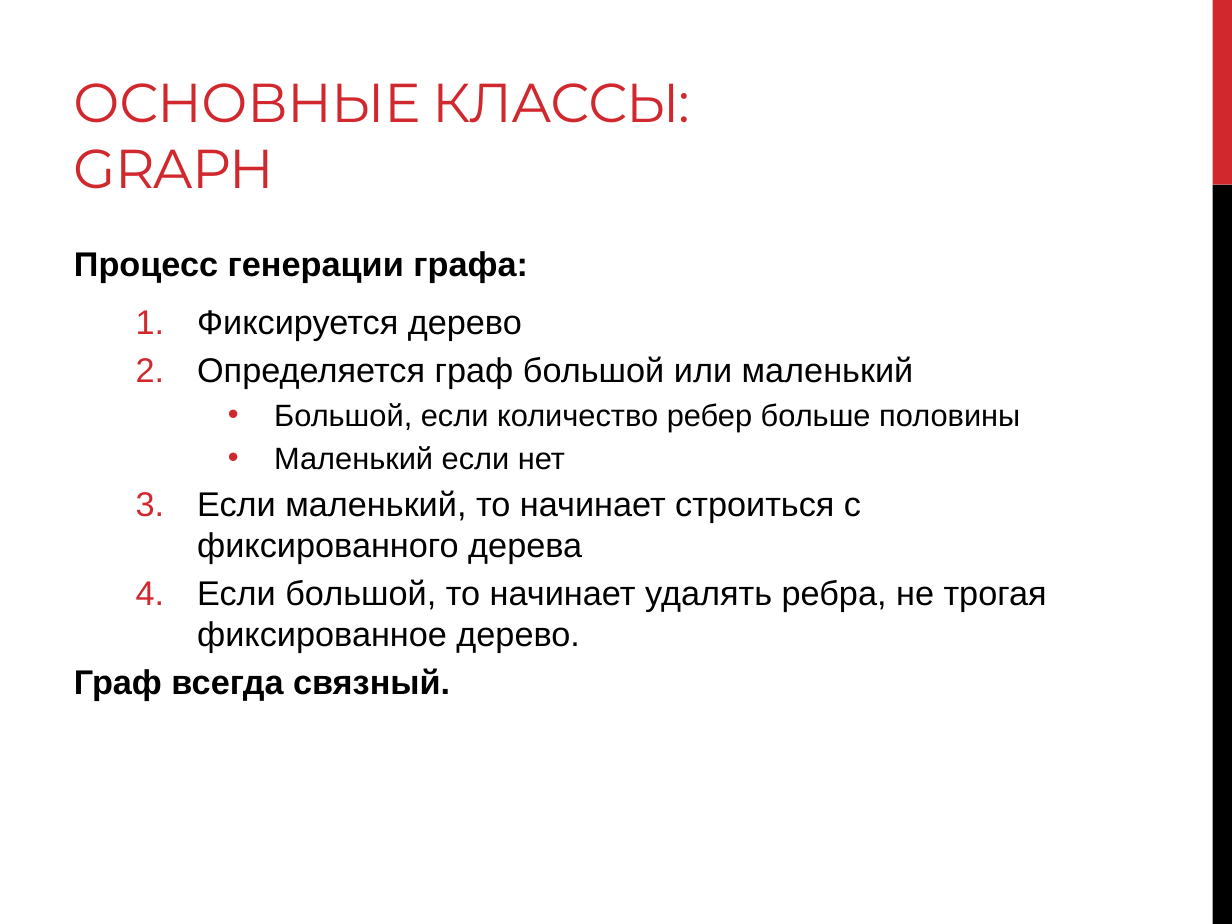
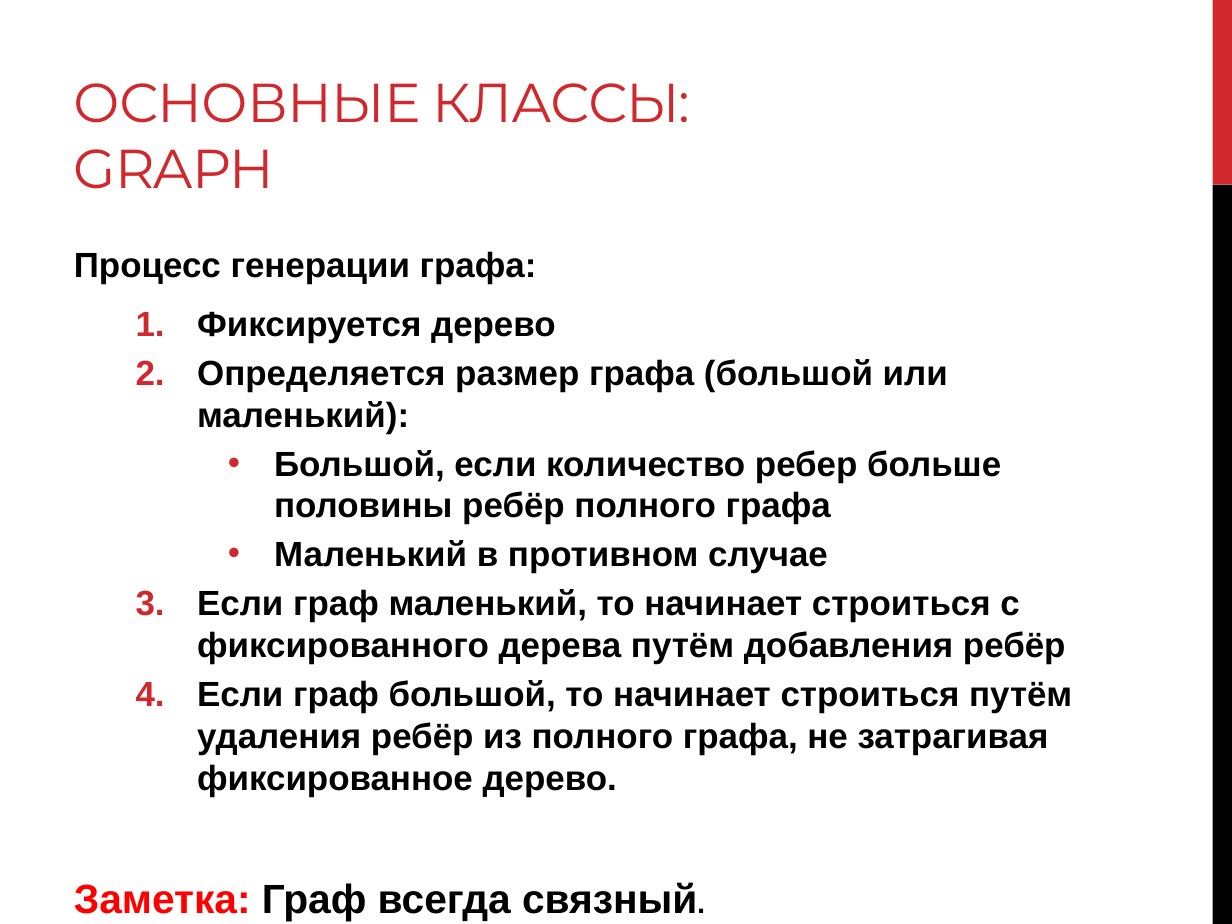
Before and after one commit to levonoganesyan/TestMaker, a slide deck: slide 16 of diploma_work_materials/Diploma_slides.pptx. Drawn at 1232x924 pixels with LibreOffice and Linux fonts; fonts in the diff are those of the drawing. Boxes give left, top, right and bottom in pixels: in the first picture for what was removed or moved away, otherwise in the second. Text is boxed around its words. In the diff, an @@ line names an element or a change of style, - is before the commit and + after.

```diff
--- a/diploma_work_materials/Diploma_slides.pptx
+++ b/diploma_work_materials/Diploma_slides.pptx
@@ text at [74,251,556,343]: size 20 to 20.4 pt in "Процесс генерации графа:", "Фиксируется дерево"; bold on in "Фиксируется дерево" @@
@@ text at [197,359,1072,797]: text changed; size 20 to 20.4 pt; bold on @@
-  2. Определяется граф большой или маленький
-    • Большой, если количество ребер больше половины
-    • Маленький если нет
-  3. Если маленький, то начинает строиться с фиксированного дерева
-  4. Если большой, то начинает удалять ребра, не трогая фиксированное дерево.
-Граф всегда связный.
+  2. Определяется размер графа (большой или маленький):
+    • Большой, если количество ребер больше половины ребёр полного графа
+    • Маленький в противном случае
+  3. Если граф маленький, то начинает строиться с фиксированного дерева путём добавления ребёр
+  4. Если граф большой, то начинает строиться путём удаления ребёр из полного графа, не затрагивая фиксированное дерево.
+Заметка: Граф всегда связный.
```
Also in this commit, not shown: 14 other slides changed.
